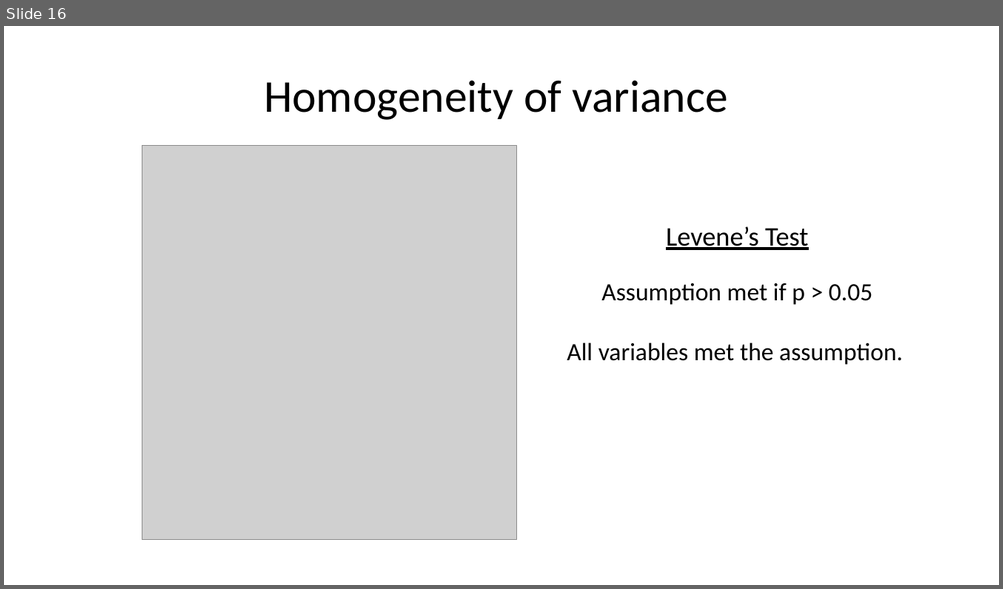
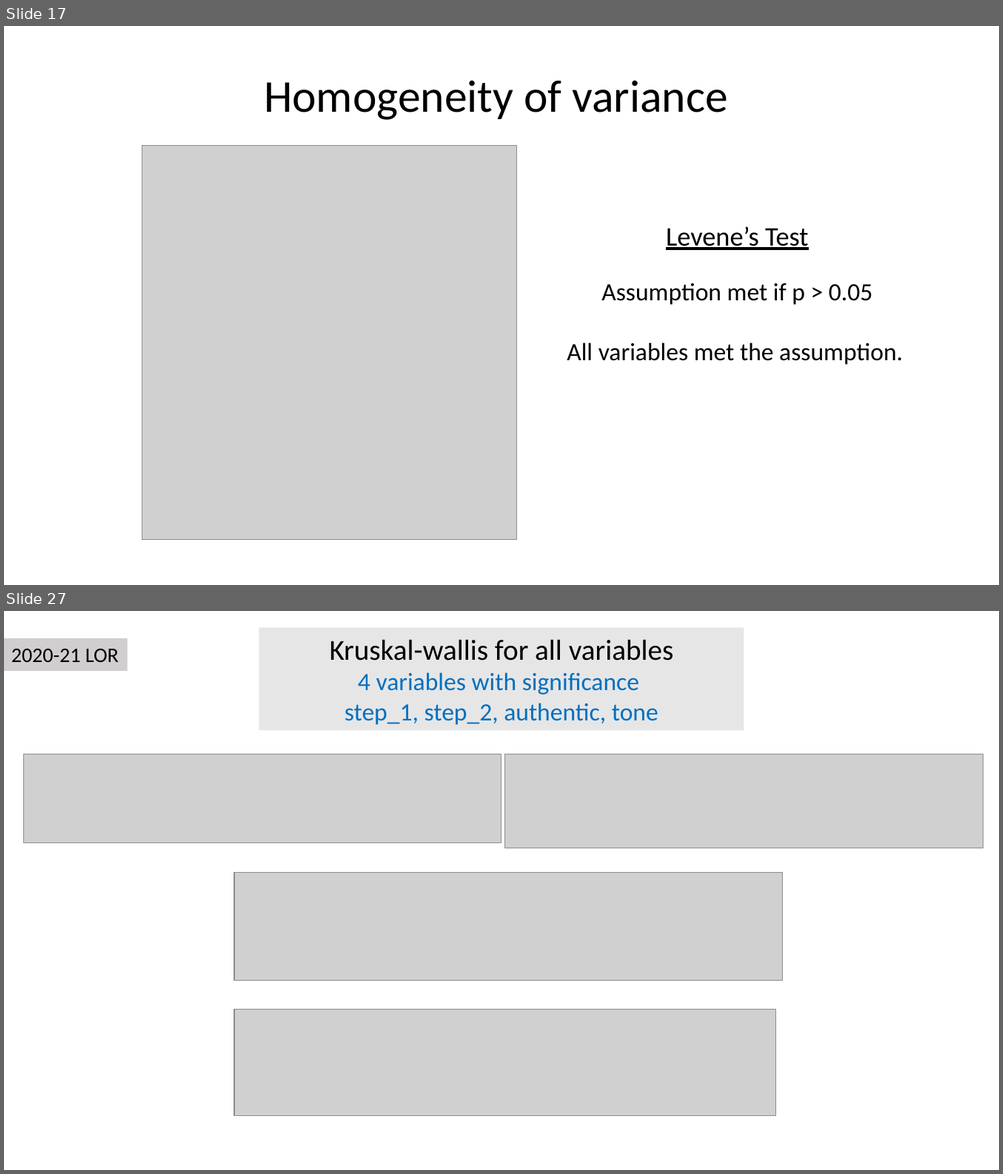
Before and after one commit to tiffanydho/ENT_research, a slide deck: ERAS_Linguistics/ERAS_race_report.pptx. Shown one above the other, each under a label of ours: slide 16 before the commit, slides 17 and 27 after it; the slides between them are not shown. The pictures are 1003x589 and 1003x1174 pixels, drawn with LibreOffice and Linux fonts; fonts in the diff are those of the drawing; grey boxes stand for pictures. Boxes give left, top, right and bottom in pixels: in the first picture for what was removed or moved away, otherwise in the second. Text is boxed around its words. In the diff, an @@ line names an element or a change of style, - is before the commit and + after.

```diff
--- a/ERAS_Linguistics/ERAS_race_report.pptx
+++ b/ERAS_Linguistics/ERAS_race_report.pptx
@@ slide 27 added at bbox=[4, 611, 999, 1170], background #FFFFFF @@
@@ rectangle added at bbox=[259, 627, 744, 730], fill #E7E6E6, 24 pt, text #0070C0 @@
+Kruskal-wallis for all variables
+4 variables with significance
+step_1, step_2, authentic, tone
@@ rectangle added at bbox=[4, 638, 127, 672], fill #D0CECE, 20 pt, text #000000 @@
+2020-21 LOR
@@ picture added at bbox=[24, 755, 502, 843] @@
@@ picture added at bbox=[506, 755, 983, 849] @@
@@ picture added at bbox=[235, 872, 782, 980] @@
@@ picture added at bbox=[235, 1009, 777, 1116] @@
@@ what was slide 16 is now slide 17 @@
```
Also in this commit, not shown: 9 slides changed, 37 other slides added, 1 slide removed, 6 other files.
